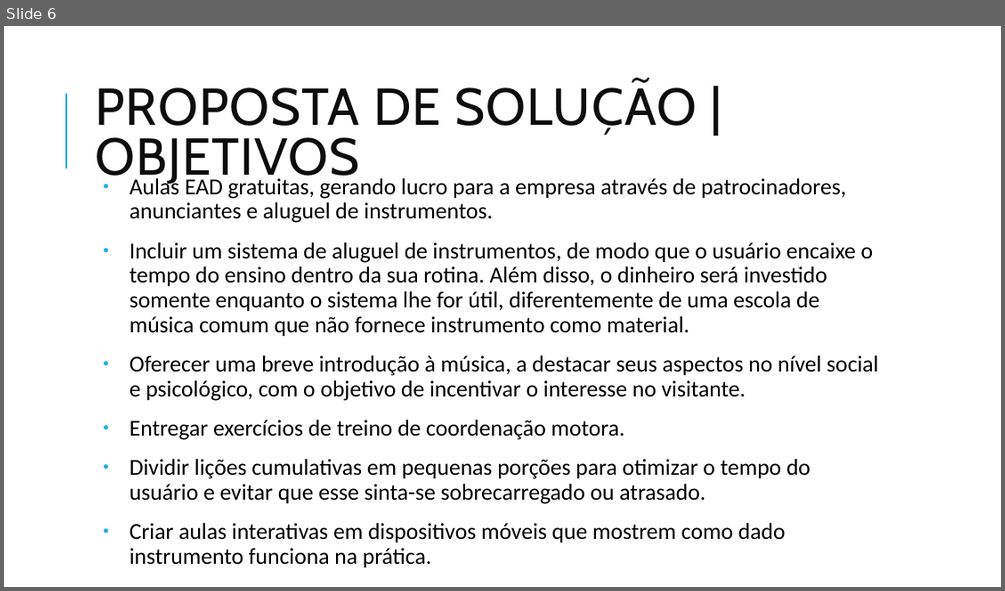
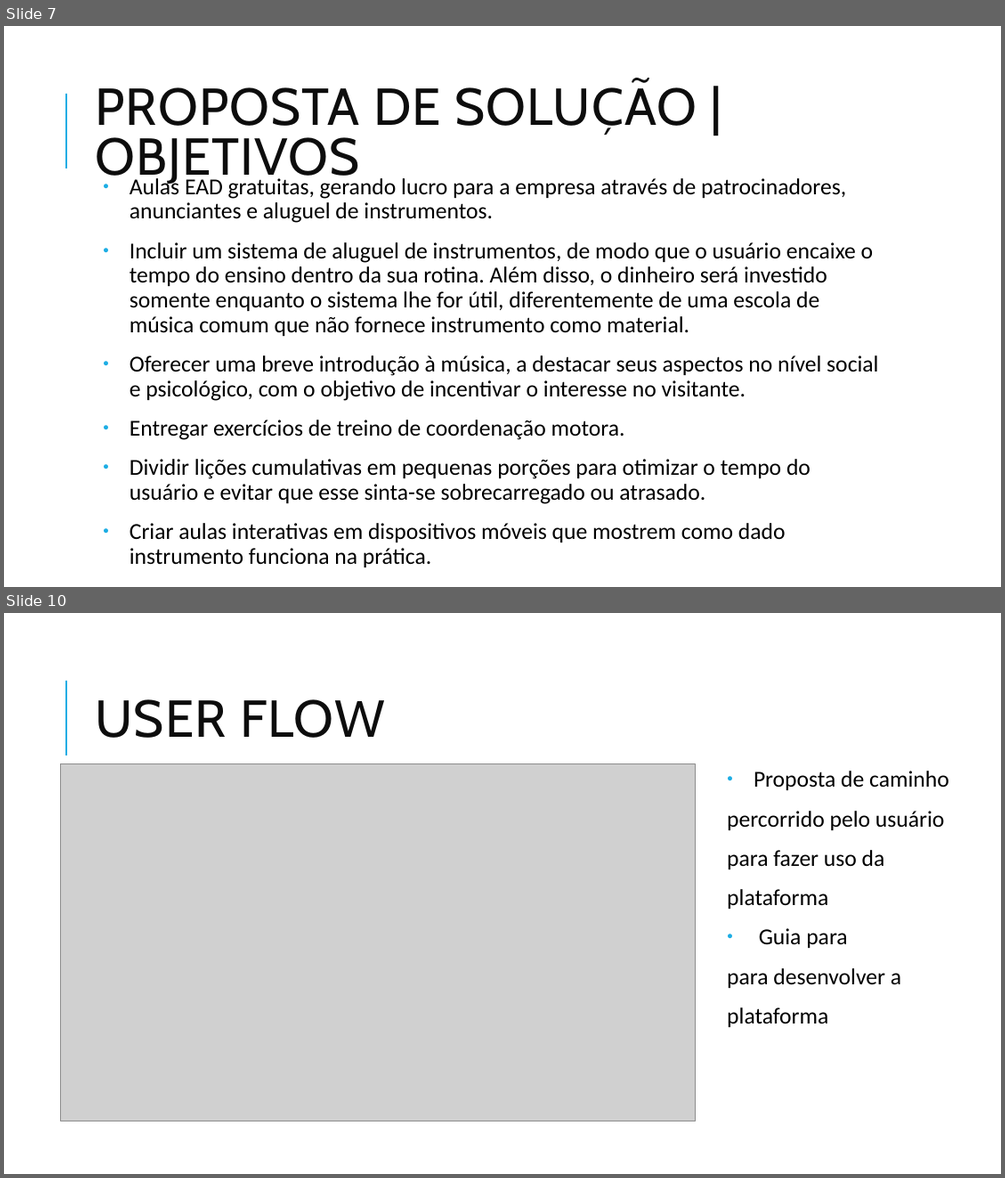
Before and after one commit to ICEI-PUC-Minas-PMGCC-TI/ti-1-pmg-cc-t-20231-dificuldade-em-aprender-musica, a slide deck: docs/apresentacao/Slide_TI_FrontEnd.pptx. Shown one above the other, each under a label of ours: slide 6 before the commit, slides 7 and 10 after it; the slides between them are not shown. The pictures are 1005x591 and 1005x1178 pixels, drawn with LibreOffice and Linux fonts; fonts in the diff are those of the drawing; grey boxes stand for pictures. Boxes give left, top, right and bottom in pixels: in the first picture for what was removed or moved away, otherwise in the second. Text is boxed around its words. In the diff, an @@ line names an element or a change of style, - is before the commit and + after.

```diff
--- a/docs/apresentacao/Slide_TI_FrontEnd.pptx
+++ b/docs/apresentacao/Slide_TI_FrontEnd.pptx
@@ slide 10 added at <box>4,613,1001,1174</box>, background #FFFFFF; not listed: 1 template element that a slide beside it also shows @@
@@ title added at <box>95,699,385,738</box>, 50 pt, text #0D0D0D @@
+USER FLOW
@@ picture added at <box>61,764,695,1121</box> @@
@@ text added at <box>727,771,949,1027</box>, 22 pt, text #000000 @@
+● Proposta de caminho
+percorrido pelo usuário
+para fazer uso da
+plataforma
+● Guia para
+para desenvolver a
+plataforma
@@ what was slide 6 is now slide 7 @@
```
Also in this commit, not shown: 3 slides changed, 1 other slide added, 1 slide removed.
